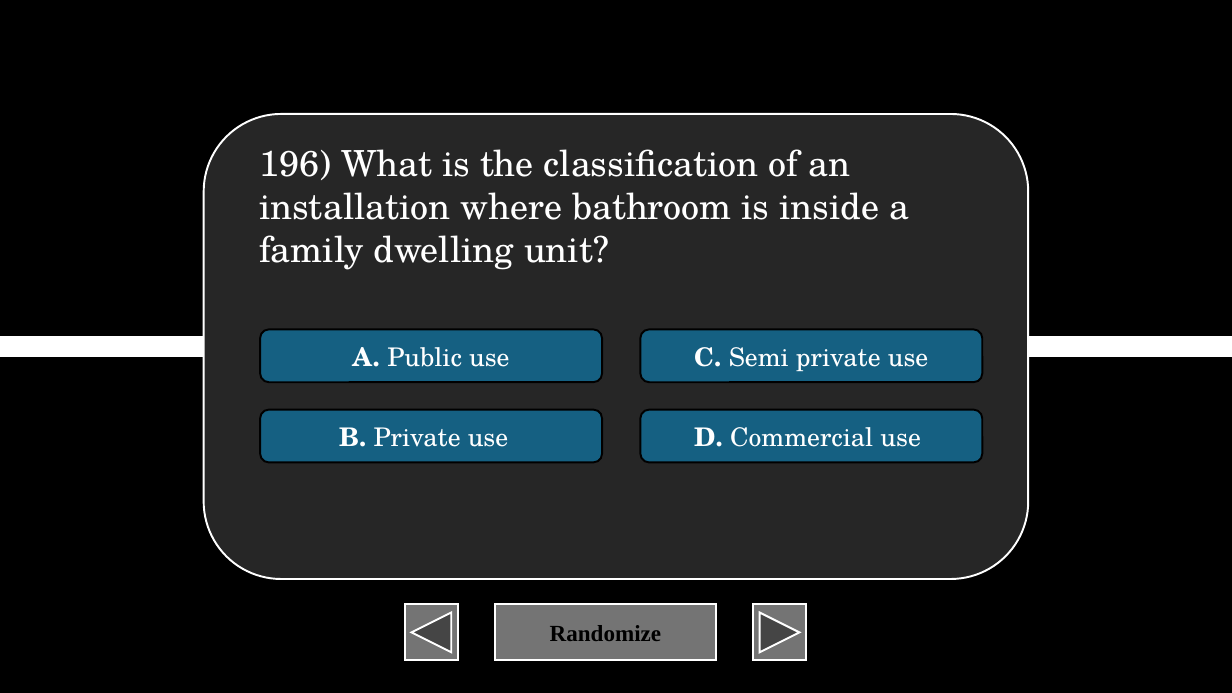
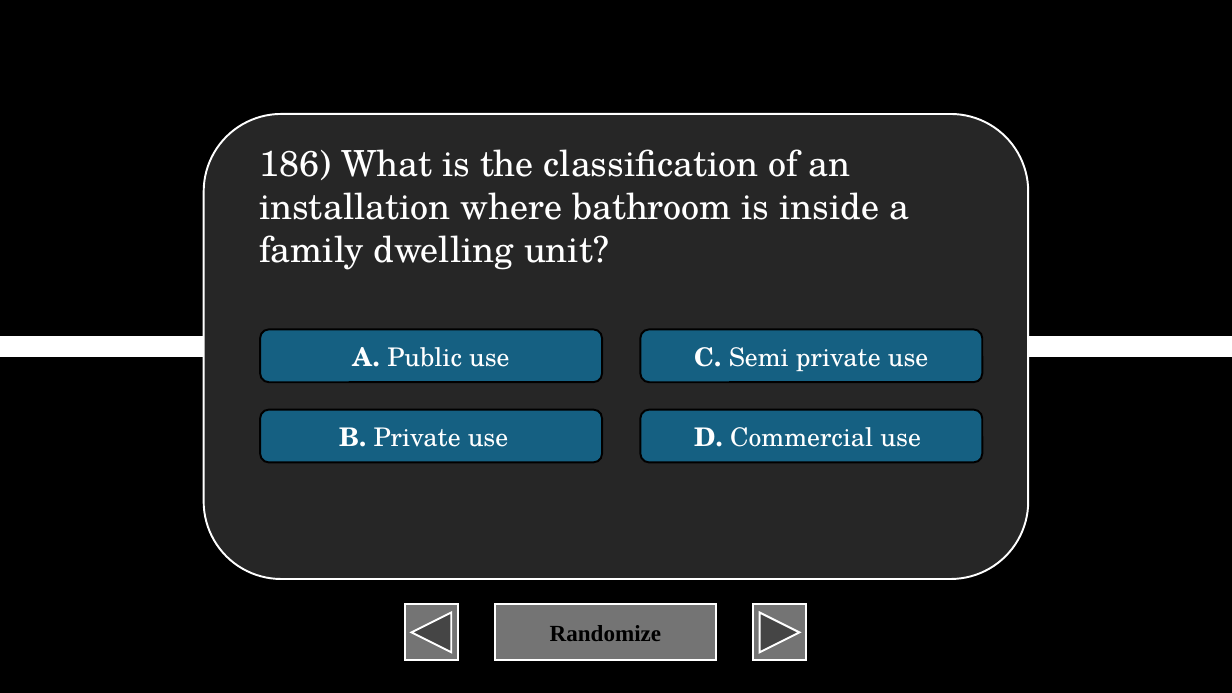
Before and after one commit to XIvanSolomonX/Archi-Reviewer, a slide deck: slide 187 of BulUti.pptm (slide 197 before the commit). Drawn at 1232x693 pixels with LibreOffice and Linux fonts; fonts in the diff are those of the drawing. Boxes give left, top, right and bottom in pixels: in the first picture for what was removed or moved away, otherwise in the second. Text is boxed around its words. In the diff, an @@ line names an element or a change of style, - is before the commit and + after.

```diff
--- a/BulUti.pptm
+++ b/BulUti.pptm
@@ text at bbox=[259, 149, 909, 270]: text changed @@
-196) What is the classification of an installation where bathroom is inside a family dwelling unit?
+186) What is the classification of an installation where bathroom is inside a family dwelling unit?
```
Also in this commit, not shown: 16 other slides changed, 41 slides added, 4 slides removed, 2 other files.
